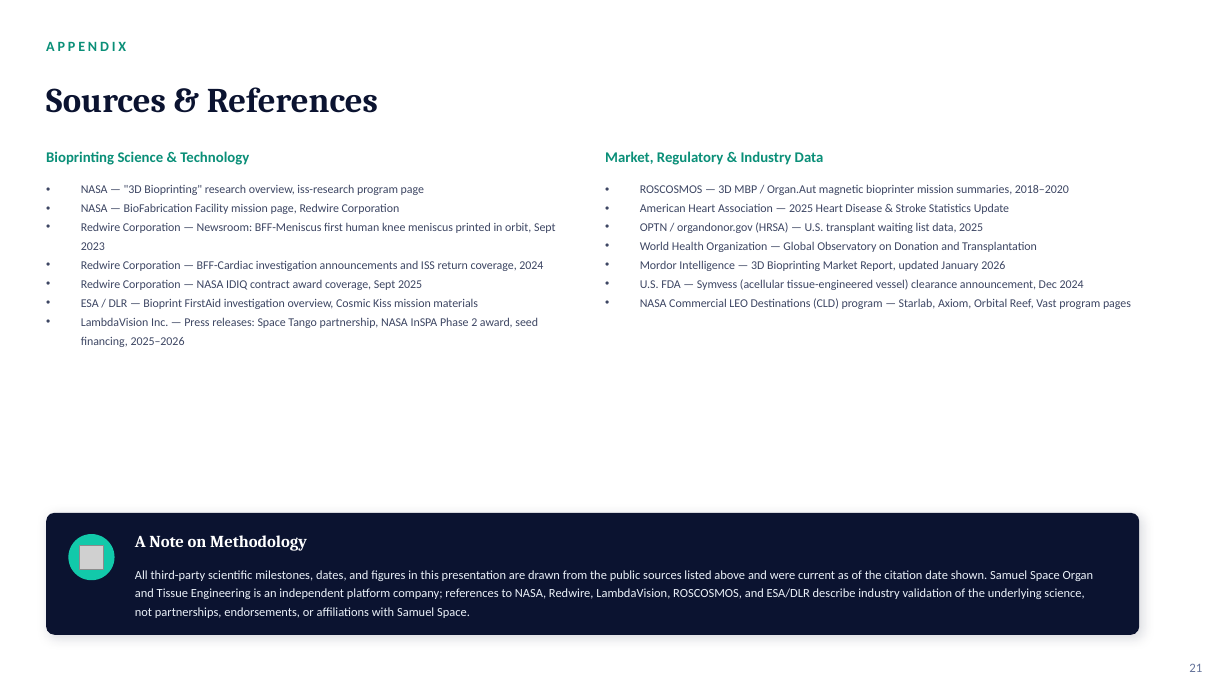
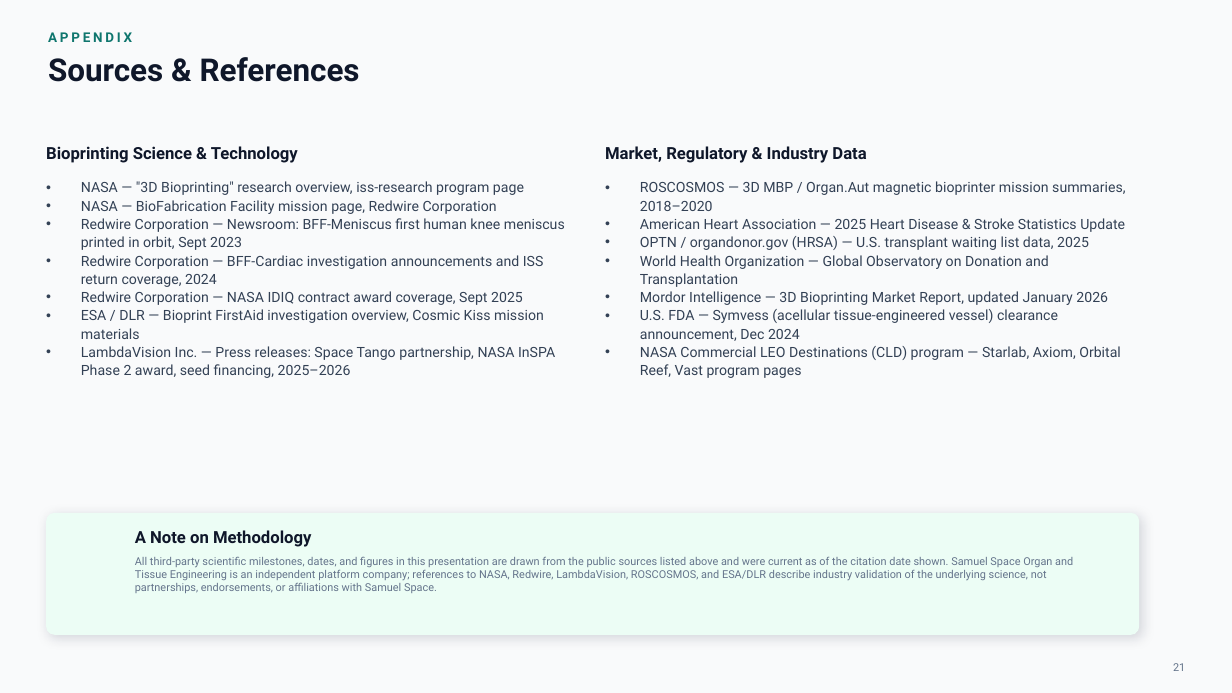
Before and after one commit to anthonyleedu/anthonyleedu, a slide deck: slide 21 of Samuel Space Organ and Tissue Engineering - Investor Presentation (2).pptx. Drawn at 1232x693 pixels with LibreOffice and Linux fonts; fonts in the diff are those of the drawing; grey boxes stand for pictures. Boxes give left, top, right and bottom in pixels: in the first picture for what was removed or moved away, otherwise in the second. Text is boxed around its words. In the diff, an @@ line names an element or a change of style, - is before the commit and + after.

```diff
--- a/Samuel Space Organ and Tissue Engineering - Investor Presentation (2).pptx
+++ b/Samuel Space Organ and Tissue Engineering - Investor Presentation (2).pptx
@@ background #FFFFFF to #F9FAFB @@
@@ text "APPENDIX" at [48,32,132,42]: size 11 to 10.5 pt, font Calibri to Roboto, text colour #0A8F78 to #0F766E @@
@@ text "Sources & References": place and size @@
-text "Sources & References" at [46,87,378,113]
+text "Sources & References" at [48,57,360,82]
@@ text "Sources & References" at [48,57,360,82]: size 27 to 24.5 pt, font Cambria to Roboto, text colour #0B1330 to #0F172A; vertical alignment middle to top @@
@@ text "Bioprinting Science & Technology" at [46,146,298,163]: size 11.5 to 13 pt, font Calibri to Roboto, text colour #0A8F78 to #0F172A; vertical alignment middle to top @@
@@ text "Market, Regulatory & Industry Data" at [605,146,866,163]: size 11.5 to 13 pt, font Calibri to Roboto, text colour #0A8F78 to #0F172A; vertical alignment middle to top @@
@@ text "NASA — "3D Bioprinting" research ..." at [81,181,565,378]: size 9.3 to 11 pt, font Calibri to Roboto, text colour #3D4663 to #334155; line spacing 1.32 to 1.08 @@
@@ text "ROSCOSMOS — 3D MBP / ..." at [640,181,1125,378]: size 9.3 to 11 pt, font Calibri to Roboto, text colour #3D4663 to #334155; line spacing 1.32 to 1.08 @@
@@ rounded rectangle at [46,513,1140,635]: fill #0B1330 to #ECFDF5 @@
@@ ellipse at [68,534,115,580]: fill #12C9AA to #ECFDF5 @@
@@ text "A Note on Methodology" at [135,530,311,547]: font Cambria to Roboto, text colour #FFFFFF to #0F172A; vertical alignment middle to top @@
@@ picture removed at [79,545,104,569] @@
@@ text "All third-party scientific milestones, dates, ..." at [135,557,1073,593]: size 9.7 to 8.5 pt, font Calibri to Roboto, text colour #EAF0F8 to #64748B; line spacing 1.22 to 1; vertical alignment middle to top @@
@@ text "21" at [1173,663,1185,671]: size 10 to 8.5 pt, font Calibri to Roboto, text colour #64739A to #64748B; alignment right to centre @@
```
Also in this commit, not shown: 20 other slides changed.
